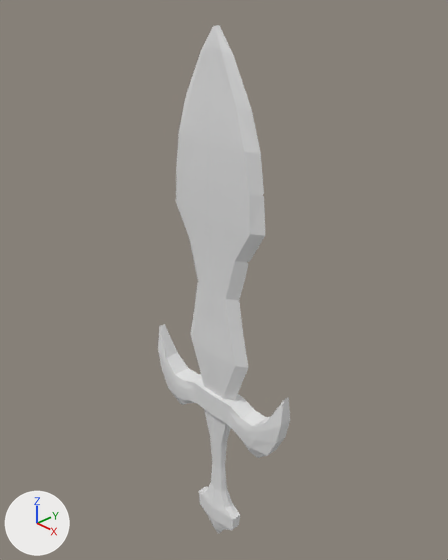
Before and after pictures for a commit that changed the Blender file sword.blend.
Camera for both pictures: a camera (50 mm lens) standing at (3.35, -3.08, 2.71) and looking at (-0.1, 0.16, 0.41). The lights are fixed; the arrows at lower left show +X, +Y and +Z.
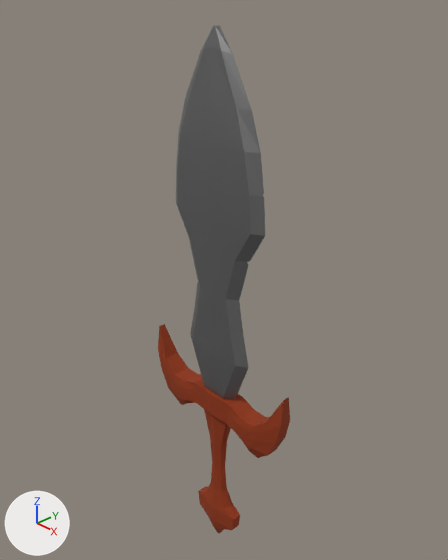
Where the change shows, as pixel boxes [x1, y1, x2, y2] in the pictures (448 x 560 px):
'Cube', recoloured, surface changed: [158, 25, 290, 533] in both
part 1 of me_cube, recoloured (grey to brown): [158, 324, 290, 533] in both

The change, as a list of edits to the scene's bpy script:
```text
Change mat_material:
    mat_material.base_color: (0.8, 0.8, 0.8) -> (0.284, 0.284, 0.284)  # white #e7e7e7 -> grey #919191
    mat_material.metallic: 0.0 -> 1.0
Add mat_material_001:
    mat_material_001 = principled_material('Material.001')
    mat_material_001.base_color = (0.284, 0.0321, 0.0)  # brown #913200
    mat_material_001.roughness = 0.854
Change me_cube:
    where me_cube.from_pydata(...)  # 396 vertices, 417 faces; spans x -3.8..3.8, y -0.5..0.5, z -8.2..14.8
    used by ob_cube; location = (0.0, 0.0, -0.649); scale = (0.207, 0.207, 0.207)
    me_cube part 1: 305 of the faces centred in x -3.8..3.8, y -0.5..0.5, z -8.2..1.3 switch from mat_material (white #e7e7e7) to mat_material_001 (brown #913200)
```
